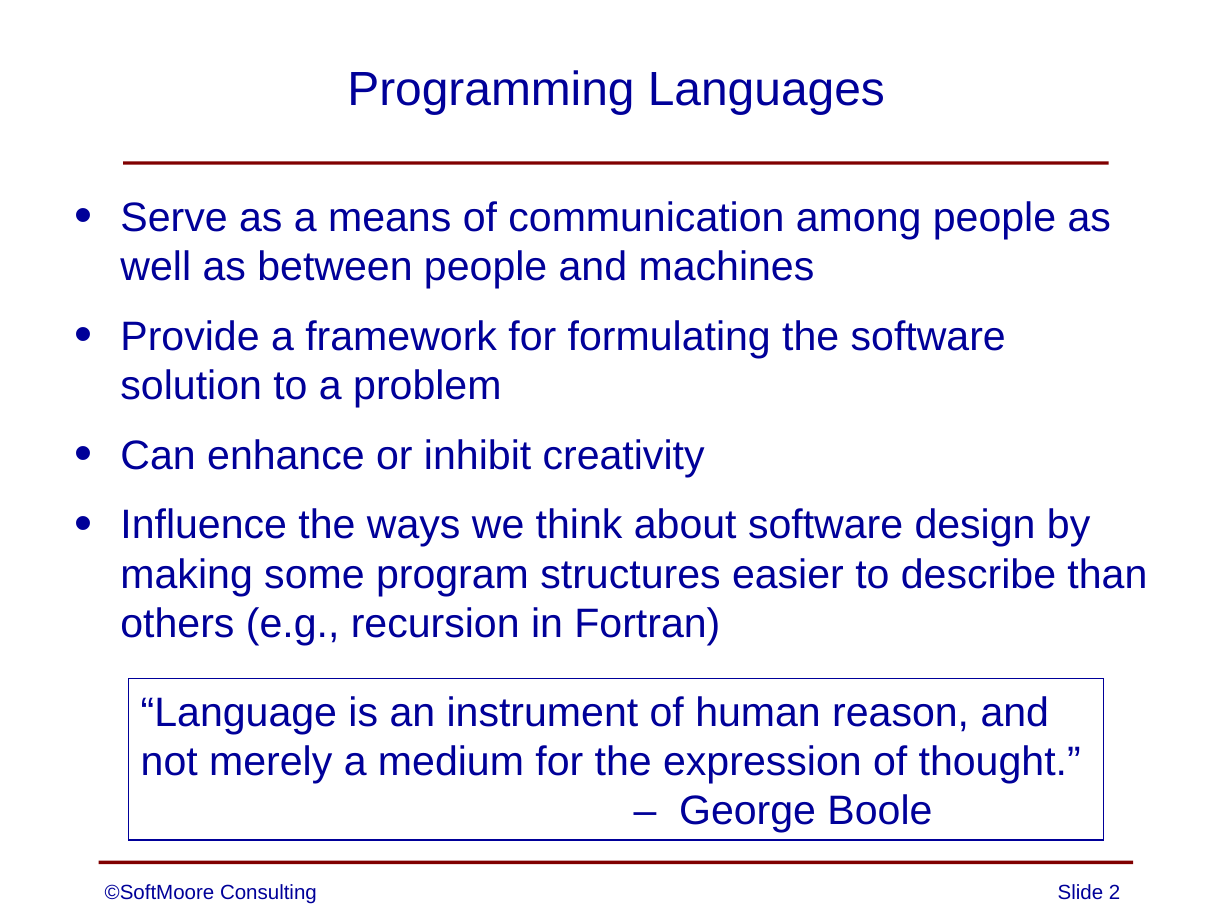
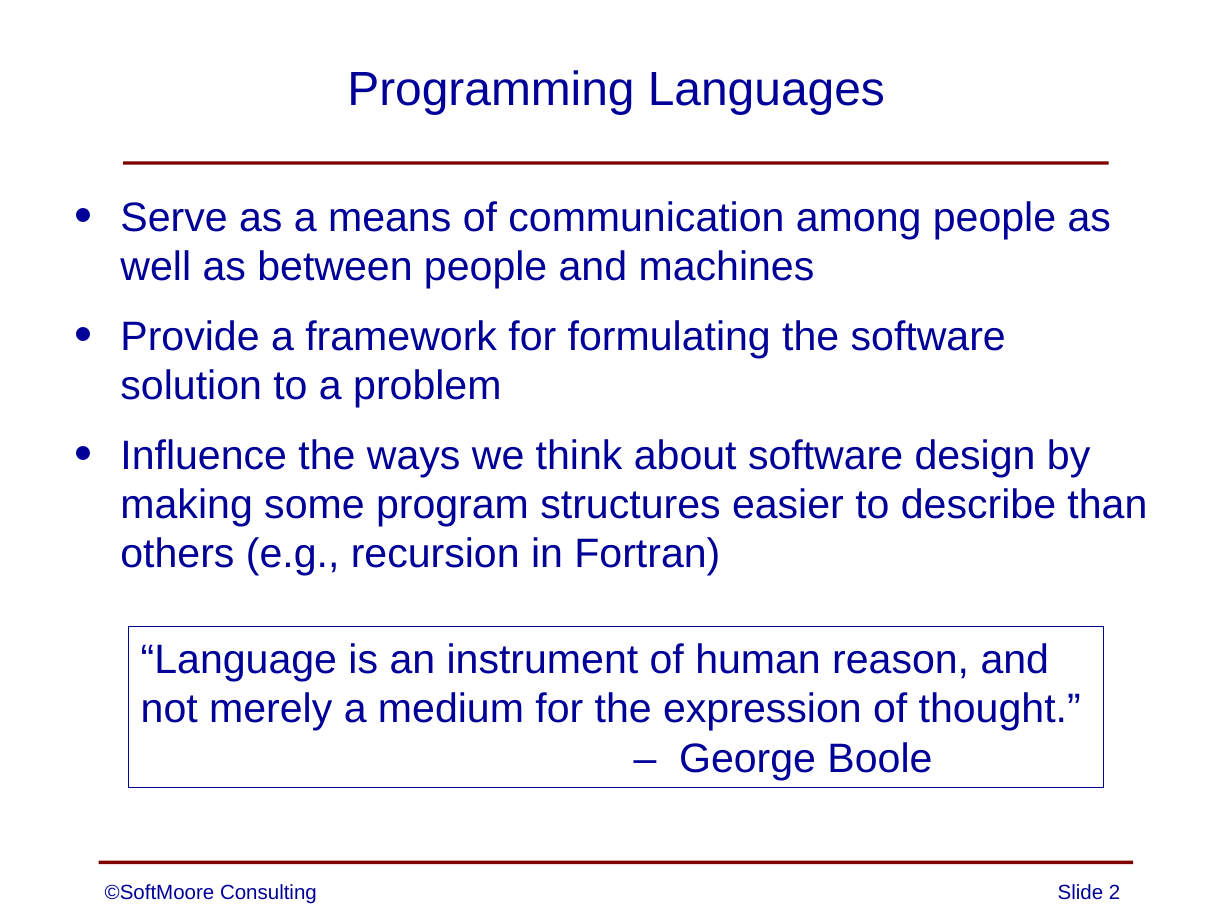
Before and after one commit to SoftMoore/CPRL-Java-3rd, a slide deck: slide 2 of PowerPoints/01 - Overview of Compilers.pptx. Drawn at 1232x924 pixels with LibreOffice and Linux fonts; fonts in the diff are those of the drawing. Boxes give left, top, right and bottom in pixels: in the first picture for what was removed or moved away, otherwise in the second. Text is boxed around its words. In the diff, an @@ line names an element or a change of style, - is before the commit and + after.

```diff
--- a/PowerPoints/01 - Overview of Compilers.pptx
+++ b/PowerPoints/01 - Overview of Compilers.pptx
@@ text at bbox=[120, 439, 705, 477]: paragraph removed @@
-• Can enhance or inhibit creativity
@@ rectangle "“Language is an instrument of ...": place and size @@
-rectangle "“Language is an instrument of ..." at bbox=[128, 679, 1104, 840]
+rectangle "“Language is an instrument of ..." at bbox=[128, 626, 1104, 787]
```
Also in this commit, not shown: 1 other slide changed, 1 slide removed, 1 other file.
